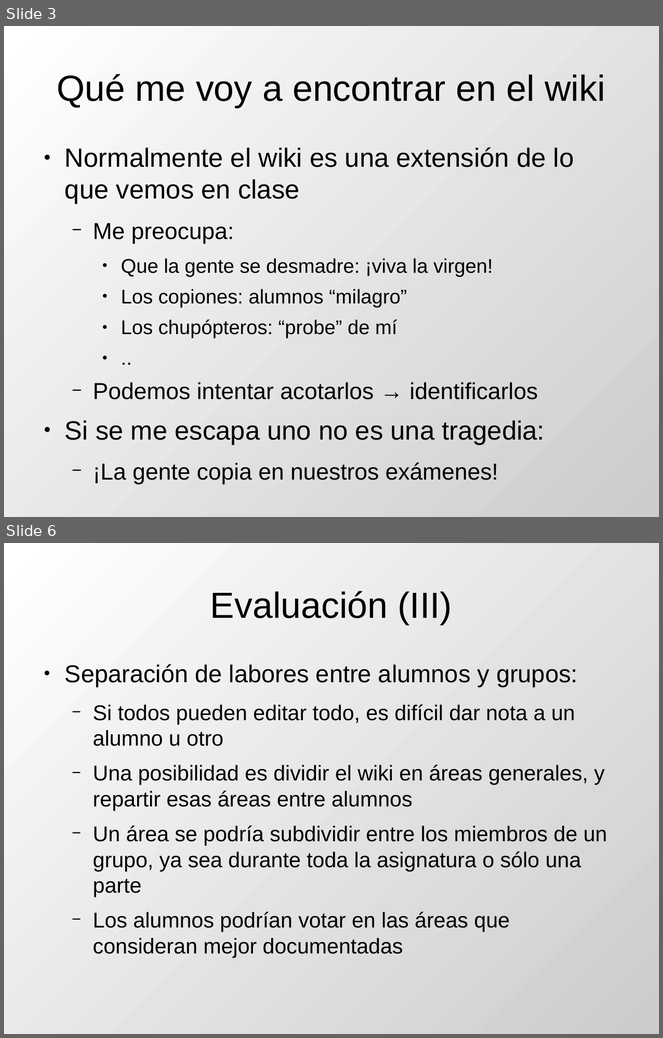
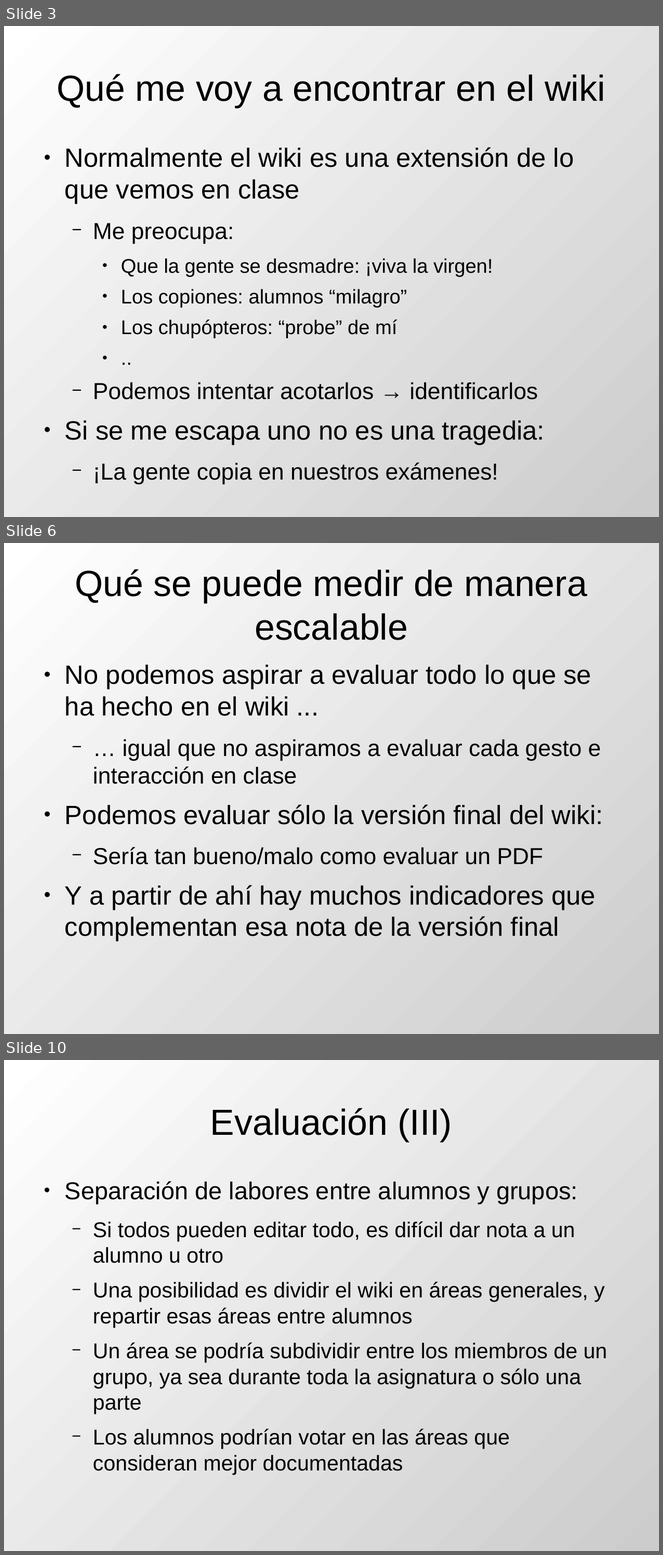
Before and after one commit to DrPantera/wikis4education, a slide deck: uca-2013_07/tema-5-EvaluacionWikis.odp. Shown one above the other, each under a label of ours: slides 3 and 6 before the commit, slides 3, 6 and 10 after it; the slides between them are not shown. The pictures are 663x1038 and 663x1555 pixels, drawn with LibreOffice and Linux fonts; fonts in the diff are those of the drawing. Boxes give left, top, right and bottom in pixels: in the first picture for what was removed or moved away, otherwise in the second. Text is boxed around its words. In the diff, an @@ line names an element or a change of style, - is before the commit and + after.

```diff
--- a/uca-2013_07/tema-5-EvaluacionWikis.odp
+++ b/uca-2013_07/tema-5-EvaluacionWikis.odp
@@ slide 6 added at (4, 543, 659, 1034), background gradient #FFFFFF to #CCCCCC @@
@@ title added at (75, 569, 587, 640), 44 pt, text #000000 @@
+Qué se puede medir de manera escalable
@@ text added at (65, 665, 604, 942), 32 pt, text #000000 @@
+● No podemos aspirar a evaluar todo lo que se ha hecho en el wiki ...
+  − … igual que no aspiramos a evaluar cada gesto e interacción en clase
+● Podemos evaluar sólo la versión final del wiki:
+  − Sería tan bueno/malo como evaluar un PDF
+● Y a partir de ahí hay muchos indicadores que complementan esa nota de la versión final
@@ what was slide 6 is now slide 10 @@
```
Also in this commit, not shown: 4 slides changed, 4 other slides added, 2 other files.
